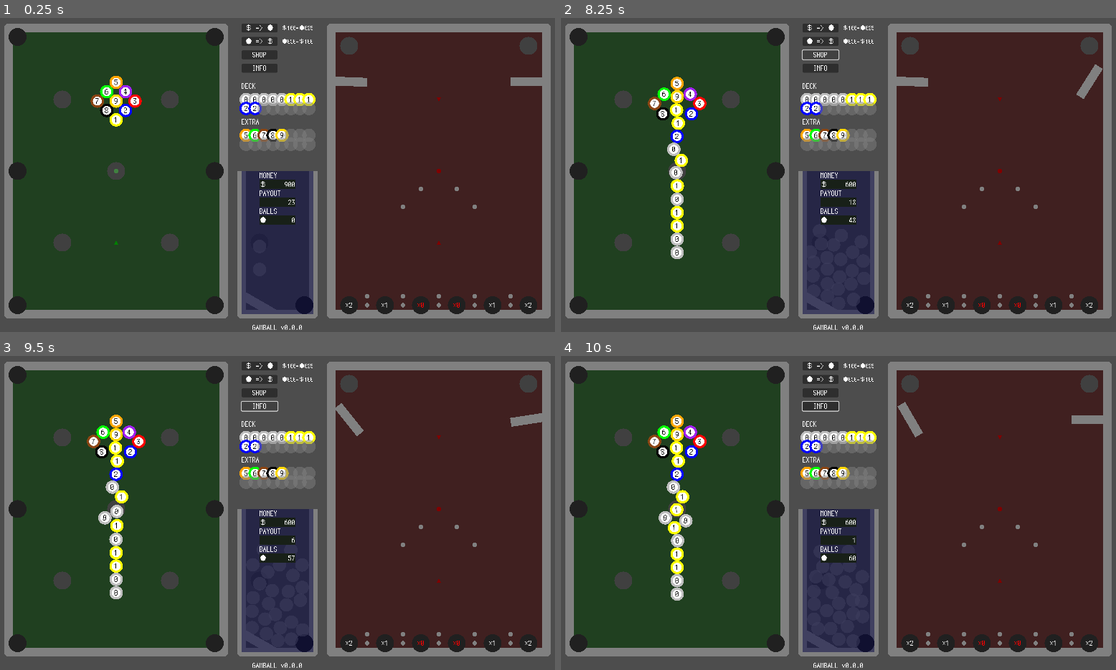
Above: before the commit, frames 1-4 (two rows, left to right).
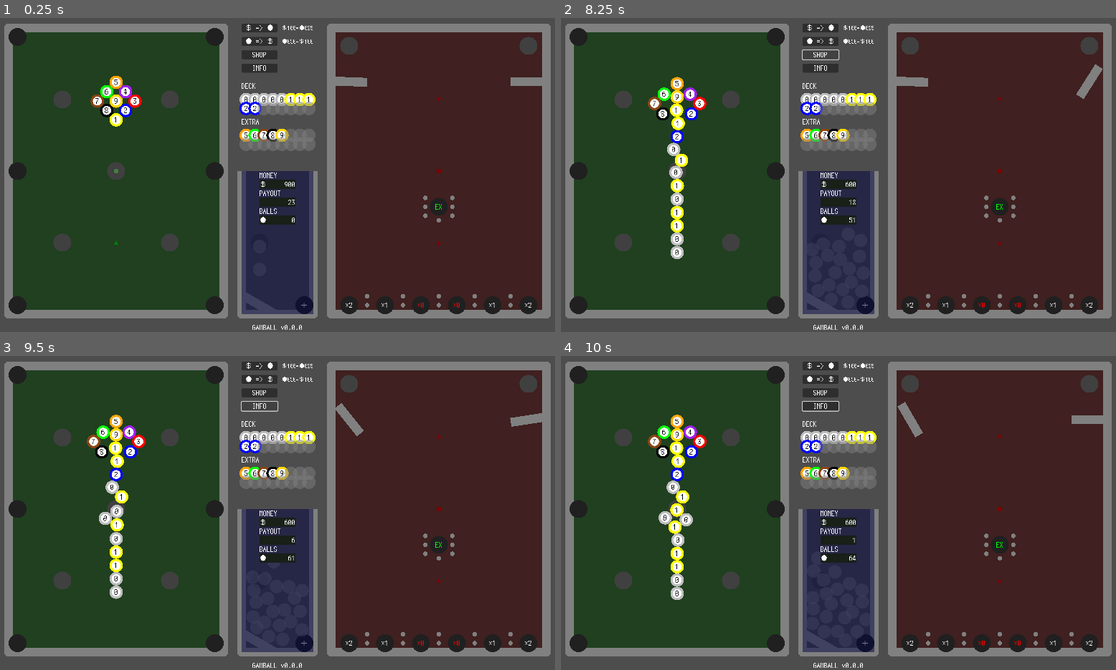
Above: after the commit, the same moments.

Repository: kamikoloss/gamball
Game: Godot game, scene res://scenes/main.tscn
The game is run twice, just before and just after one commit, with the same random seed, the same clock (stepped at 60 frames per second) and the same inputs.
Inputs (mouse positions are in pixels of both pictures, inside the frame that each line leads up to):
- Up to frame 1 (0.25 s): no input
- Up to frame 2 (8.25 s): click "＄ => ●" at 0.5 s; click "● => ＄" at 1.25 s; click "SHOP" at 2 s; click "INFO" at 2.75 s; click "＄ => ●" at 3.5 s; click "● => ＄" at 4.25 s; click "SHOP" at 5 s; click "INFO" at 5.75 s; click "＄ => ●" at 6.5 s; click "● => ＄" at 7.25 s; click "SHOP" at 8 s
- Up to frame 3 (9.5 s): click "INFO" at 8.75 s
- Up to frame 4 (10 s): move the mouse to (966, 494) at 9.52 s; click (966, 494) at 9.67 s

The runs differ from the first frame. In frame 1, 0.3% of the frame differs, in the area x 54-86%, y 53-93%; in frame 2, 0.4%; in frame 3, 0.5%; in frame 4, 0.5%, in the area x 16-86%, y 18-93%.

Commit message:
Extra Hole を追加した

Diff:
--- a/scenes/hole.tscn
+++ b/scenes/hole.tscn
@@ -30,12 +30,12 @@
 expand_mode = 1
 
 [node name="Label" type="Label" parent="."]
-offset_left = -40.0
+offset_left = -80.0
 offset_top = -40.0
-offset_right = 40.0
+offset_right = 80.0
 offset_bottom = 40.0
 scale = Vector2(0.125, 0.125)
-pivot_offset = Vector2(40, 40)
+pivot_offset = Vector2(80, 40)
 theme_override_fonts/font = ExtResource("3_l76vn")
 theme_override_font_sizes/font_size = 64
 text = "x9"
--- a/scenes/main.tscn
+++ b/scenes/main.tscn
@@ -36,9 +36,13 @@
 _arrow = NodePath("UI/Arrow")
 _arrow_square = NodePath("UI/Arrow/Square")
 
-[node name="Billiards" type="Node2D" parent="." node_paths=PackedStringArray("_spawn_position")]
+[node name="Billiards" type="Node2D" parent="." node_paths=PackedStringArray("_spawn_position", "_spawn_extra_position_a", "_spawn_extra_position_b", "_spawn_extra_position_c", "_spawn_extra_position_d")]
 script = ExtResource("2_5y3bg")
 _spawn_position = NodePath("Points/SpawnHole")
+_spawn_extra_position_a = NodePath("Points/SpawnHole2")
+_spawn_extra_position_b = NodePath("Points/SpawnHole3")
+_spawn_extra_position_c = NodePath("Points/SpawnHole4")
+_spawn_extra_position_d = NodePath("Points/SpawnHole5")
 
 [node name="Board" type="Area2D" parent="Billiards"]
 position = Vector2(280, 360)
@@ -750,77 +754,94 @@
 
 [node name="Nails" type="Node2D" parent="Pachinko"]
 
-[node name="Nail2" parent="Pachinko/Nails" instance=ExtResource("8_ywild")]
-position = Vector2(960, 400)
-
-[node name="Nail3" parent="Pachinko/Nails" instance=ExtResource("8_ywild")]
-position = Vector2(1040, 400)
-
-[node name="Nail4" parent="Pachinko/Nails" instance=ExtResource("8_ywild")]
-position = Vector2(920, 440)
-
-[node name="Nail5" parent="Pachinko/Nails" instance=ExtResource("8_ywild")]
-position = Vector2(1080, 440)
-
-[node name="Nail10" parent="Pachinko/Nails" instance=ExtResource("8_ywild")]
+[node name="Bottom" type="Node2D" parent="Pachinko/Nails"]
+
+[node name="Nail10" parent="Pachinko/Nails/Bottom" instance=ExtResource("8_ywild")]
 position = Vector2(1000, 640)
 
-[node name="Nail11" parent="Pachinko/Nails" instance=ExtResource("8_ywild")]
+[node name="Nail11" parent="Pachinko/Nails/Bottom" instance=ExtResource("8_ywild")]
 position = Vector2(840, 640)
 
-[node name="Nail12" parent="Pachinko/Nails" instance=ExtResource("8_ywild")]
+[node name="Nail12" parent="Pachinko/Nails/Bottom" instance=ExtResource("8_ywild")]
 position = Vector2(920, 640)
 
-[node name="Nail13" parent="Pachinko/Nails" instance=ExtResource("8_ywild")]
+[node name="Nail13" parent="Pachinko/Nails/Bottom" instance=ExtResource("8_ywild")]
 position = Vector2(1080, 640)
 
-[node name="Nail14" parent="Pachinko/Nails" instance=ExtResource("8_ywild")]
+[node name="Nail14" parent="Pachinko/Nails/Bottom" instance=ExtResource("8_ywild")]
 position = Vector2(1160, 640)
 
-[node name="Nail15" parent="Pachinko/Nails" instance=ExtResource("8_ywild")]
+[node name="Nail15" parent="Pachinko/Nails/Bottom" instance=ExtResource("8_ywild")]
 position = Vector2(1000, 660)
 
-[node name="Nail16" parent="Pachinko/Nails" instance=ExtResource("8_ywild")]
+[node name="Nail16" parent="Pachinko/Nails/Bottom" instance=ExtResource("8_ywild")]
 position = Vector2(840, 660)
 
-[node name="Nail17" parent="Pachinko/Nails" instance=ExtResource("8_ywild")]
+[node name="Nail17" parent="Pachinko/Nails/Bottom" instance=ExtResource("8_ywild")]
 position = Vector2(920, 660)
 
-[node name="Nail18" parent="Pachinko/Nails" instance=ExtResource("8_ywild")]
+[node name="Nail18" parent="Pachinko/Nails/Bottom" instance=ExtResource("8_ywild")]
 position = Vector2(1080, 660)
 
-[node name="Nail19" parent="Pachinko/Nails" instance=ExtResource("8_ywild")]
+[node name="Nail19" parent="Pachinko/Nails/Bottom" instance=ExtResource("8_ywild")]
 position = Vector2(1160, 660)
+
+[node name="Heso" type="Node2D" parent="Pachinko/Nails"]
+
+[node name="Nail2" parent="Pachinko/Nails/Heso" instance=ExtResource("8_ywild")]
+position = Vector2(970, 420)
+
+[node name="Nail3" parent="Pachinko/Nails/Heso" instance=ExtResource("8_ywild")]
+position = Vector2(1030, 420)
+
+[node name="Nail4" parent="Pachinko/Nails/Heso" instance=ExtResource("8_ywild")]
+position = Vector2(970, 440)
+
+[node name="Nail5" parent="Pachinko/Nails/Heso" instance=ExtResource("8_ywild")]
+position = Vector2(1030, 440)
+
+[node name="Nail6" parent="Pachinko/Nails/Heso" instance=ExtResource("8_ywild")]
+position = Vector2(970, 460)
+
+[node name="Nail7" parent="Pachinko/Nails/Heso" instance=ExtResource("8_ywild")]
+position = Vector2(1030, 460)
+
+[node name="Nail8" parent="Pachinko/Nails/Heso" instance=ExtResource("8_ywild")]
+position = Vector2(1000, 470)
 
 [node name="Holes" type="Node2D" parent="Pachinko"]
 
 [node name="Hole" parent="Pachinko/Holes" instance=ExtResource("6_wvfqf")]
 position = Vector2(800, 660)
-hole_type = 1
+hole_type = 2
 gain_ratio = 2
 
 [node name="Hole2" parent="Pachinko/Holes" instance=ExtResource("6_wvfqf")]
 position = Vector2(880, 660)
-hole_type = 1
+hole_type = 2
 gain_ratio = 1
 
 [node name="Hole3" parent="Pachinko/Holes" instance=ExtResource("6_wvfqf")]
 position = Vector2(960, 660)
-hole_type = 1
+hole_type = 2
 
 [node name="Hole4" parent="Pachinko/Holes" instance=ExtResource("6_wvfqf")]
 position = Vector2(1040, 660)
-hole_type = 1
+hole_type = 2
 
 [node name="Hole5" parent="Pachinko/Holes" instance=ExtResource("6_wvfqf")]
 position = Vector2(1120, 660)
-hole_type = 1
+hole_type = 2
 gain_ratio = 1
 
 [node name="Hole6" parent="Pachinko/Holes" instance=ExtResource("6_wvfqf")]
 position = Vector2(1200, 660)
+hole_type = 2
+gain_ratio = 2
+
+[node name="Hole7" parent="Pachinko/Holes" instance=ExtResource("6_wvfqf")]
+position = Vector2(1000, 440)
 hole_type = 1
-gain_ratio = 2
 
 [node name="Stack" type="Node2D" parent="." node_paths=PackedStringArray("_spawn_position")]
 script = ExtResource("10_ekmut")
@@ -1023,7 +1044,7 @@
 
 [node name="Hole" parent="Stack/Holes" instance=ExtResource("6_wvfqf")]
 position = Vector2(700, 660)
-hole_type = 3
+hole_type = 4
 
 [node name="Balls" type="Node2D" parent="."]
 
--- a/scripts/billiards.gd
+++ b/scripts/billiards.gd
@@ -3,6 +3,10 @@
 
 
 @export var _spawn_position: Node2D
+@export var _spawn_extra_position_a: Node2D
+@export var _spawn_extra_position_b: Node2D
+@export var _spawn_extra_position_c: Node2D
+@export var _spawn_extra_position_d: Node2D
 
 
 var _current_ball: Ball = null
@@ -14,6 +18,19 @@
 	_current_ball = ball
 
 
+func spawn_extra_ball(ball: Ball) -> void:
+	var spawn_posiiton = [
+		_spawn_extra_position_a,
+		_spawn_extra_position_b,
+		_spawn_extra_position_c,
+		_spawn_extra_position_d,
+	].pick_random()
+	ball.position = spawn_posiiton.position
+	# 初速
+	var spawn_impulse = Vector2(randi_range(0, 100), randi_range(0, 100))
+	ball.apply_impulse(spawn_impulse)
+
+
 func shoot_ball(implulse: Vector2) -> void:
 	if _current_ball == null:
 		return
--- a/scripts/hole.gd
+++ b/scripts/hole.gd
@@ -8,6 +8,7 @@
 
 enum HoleType {
 	Billiards,
+	Extra,
 	Gain,
 	Lost,
 	Stack,
@@ -37,6 +38,10 @@
 	match hole_type:
 		Hole.HoleType.Billiards:
 			pass
+		Hole.HoleType.Extra:
+			_label.text = "EX"
+			_label.self_modulate = Color.GREEN
+			return
 		Hole.HoleType.Gain:
 			_label.text = "×%s" % [gain_ratio]
 			if gain_ratio <= 0:
@@ -45,5 +50,6 @@
 		Hole.HoleType.Lost:
 			pass
 		Hole.HoleType.Stack:
-			pass
+			_label.text = "＋"
+			return
 	_label.visible = false
--- a/scripts/main.gd
+++ b/scripts/main.gd
@@ -151,9 +151,14 @@
 	#print("[Main] ball (%s) is entered to hole. (%s)" % [ball.level, hole.hole_type])
 	match hole.hole_type:
 		Hole.HoleType.Billiards:
-			# Pachinko 上に出現させる
+			# Pachinko 上に同じ Ball を出現させる
 			var new_ball = create_new_ball(ball.level)
 			_pachinko.spawn_ball(new_ball)
+		Hole.HoleType.Extra:
+			# Billiards 上に Extra Ball を出現させる
+			var level = _extra_level_list.pick_random()
+			var new_ball = create_new_ball(level)
+			_billiards.spawn_extra_ball(new_ball)
 		Hole.HoleType.Gain:
 			# 払い出しリストに追加する
 			var amount = hole.gain_ratio * ball.level
